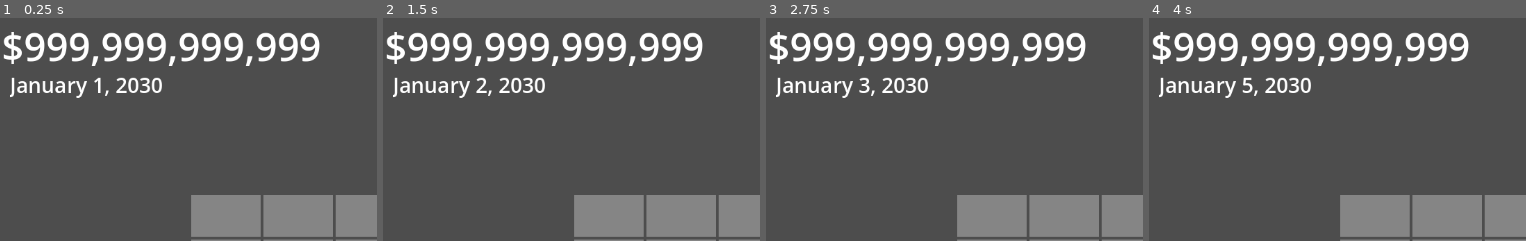
Above: before the commit, frames 1-4 (left to right).
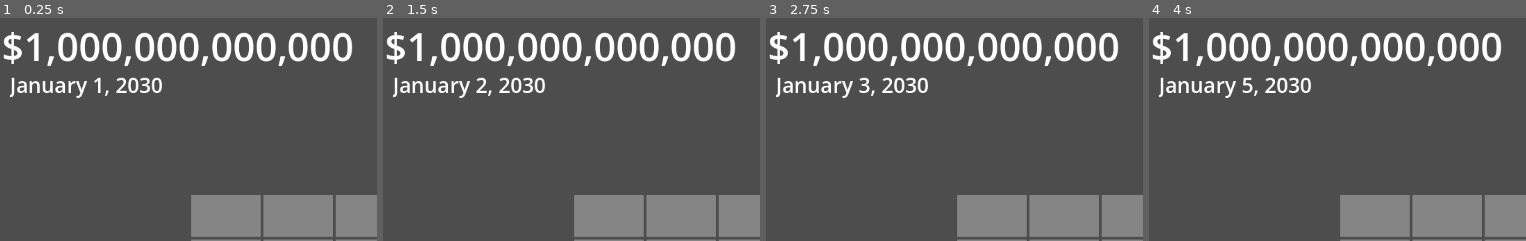
Above: after the commit, the same moments.

Repository: AlexanderHarrison/trillionaire
Game: Godot game, scene res://root.tscn
The game is run twice, just before and just after one commit, with the same random seed, the same clock (stepped at 60 frames per second) and the same inputs.
Inputs (mouse positions are % of the whole screen's width and height, from its top left):
- Up to frame 1 (0.25 s): no input
- Up to frame 2 (1.5 s): tap Enter at 0.5 s; move the mouse to (30, 44) at 0.52 s; click (30, 44) at 0.67 s; tap Space at 1.25 s; move the mouse to (40, 44) at 1.27 s; click (40, 44) at 1.42 s
- Up to frame 3 (2.75 s): move the mouse to (50, 44) at 2.02 s; click (50, 44) at 2.17 s
- Up to frame 4 (4 s): tap Enter at 2.75 s; move the mouse to (59, 44) at 2.77 s; click (59, 44) at 2.92 s; tap Space at 3.5 s; move the mouse to (69, 44) at 3.52 s; click (69, 44) at 3.67 s
The pictures show only the part of the screen within x 0-50%, y 0-50%; the shares and areas given below are measured in that part.

The runs differ from the first frame. In frame 1, 6.1% of the frame differs, in the area x 6-94%, y 6-22%; in frame 2, 6.1%; in frame 3, 6.1%; in frame 4, 6.1%.
Error before the commit: Attempt to call function 'call_on_date_update' in base 'null instance' on a null instance. (res://schedule.gd:43)
Error after the commit: Attempt to call function 'call_on_date_update' in base 'null instance' on a null instance. (res://schedule.gd:54)

Commit message:
money works

Diff:
--- a/cursor_piece.gd
+++ b/cursor_piece.gd
@@ -14,7 +14,7 @@
 
 func start_cursor(temp_p):
 	piece = piece_node.instantiate()
-	piece.update_arr(temp_p.arr, temp_p.width, temp_p.color)
+	piece.update_arr(temp_p.arr, temp_p.width, temp_p.color, temp_p.money_loss)
 	add_child(piece)
 	visible = true
 
--- a/money.gd
+++ b/money.gd
@@ -5,6 +5,11 @@
 # Called every frame. 'delta' is the elapsed time since the previous frame.
 func _process(_delta):
 	text = format_text(money)
+
+func remove_money(loss):
+	money -= loss
+	if money < 0:
+		money = 0
 
 func format_text(m):
 	var segments = []
--- a/piece.gd
+++ b/piece.gd
@@ -3,6 +3,7 @@
 @export var arr: Array[bool];
 @export var width: int;
 @export var color: Color;
+@export var money_loss: int;
 
 var internal_arr = [];
 
@@ -12,12 +13,13 @@
 # Called when the node enters the scene tree for the first time.
 func _ready():
 	if width > 0:
-		update_arr(arr, width, color)
+		update_arr(arr, width, color, money_loss)
 
-func update_arr(new_arr, new_width, new_color):
+func update_arr(new_arr, new_width, new_color, new_money_loss):
 	arr = new_arr
 	width = new_width
 	color = new_color
+	money_loss = new_money_loss
 	internal_arr = []
 	for n in get_children():
 		remove_child(n)
--- a/piece_button.gd
+++ b/piece_button.gd
@@ -4,13 +4,14 @@
 @export var arr: Array[bool];
 @export var width: int;
 @export var color: Color;
+@export var money_loss: int;
 
 var mouseover = false;
 var cursorpiece
 
 # Called when the node enters the scene tree for the first time.
 func _ready():
-	$BoxContainer/piece.update_arr(arr, width, color)
+	$BoxContainer/piece.update_arr(arr, width, color, money_loss)
 	$CenterContainer/RichTextLabel.set_text(piece_name);
 	cursorpiece = get_tree().root.get_child(0).get_node("cursor_piece")
 
--- a/piece_list.tscn
+++ b/piece_list.tscn
@@ -15,6 +15,7 @@
 arr = Array[bool]([true, true, true, true])
 width = 1
 color = Color(0, 0.647059, 1, 1)
+money_loss = 1000
 
 [node name="Container2" parent="VBoxContainer" instance=ExtResource("1_k4c1u")]
 layout_mode = 2
@@ -22,3 +23,4 @@
 arr = Array[bool]([true, false, false, true, true, true])
 width = 3
 color = Color(0.788235, 0, 0, 1)
+money_loss = 2000
--- a/root.tscn
+++ b/root.tscn
@@ -29,7 +29,7 @@
 offset_top = 2.0
 offset_right = 817.0
 offset_bottom = 102.0
-money = 999999999999
+money = 1000000000000
 
 [node name="date" parent="." instance=ExtResource("4_jjj0s")]
 offset_left = 23.0
--- a/schedule.gd
+++ b/schedule.gd
@@ -12,6 +12,15 @@
 	[false, false, false, false, false],
 	[false, false, false, false, false],
 ];
+
+var data = [
+	[null, null, null, null, null],
+	[null, null, null, null, null],
+	[null, null, null, null, null],
+	[null, null, null, null, null],
+	[null, null, null, null, null],
+	[null, null, null, null, null]
+]
 
 var pieces = [
 	[0, 0, 0, 0, 0],
@@ -36,19 +45,27 @@
 ]
 
 var date
+var money
 
 func _ready():
 	var root = get_tree().root.get_child(0)
 	date = root.get_node("date")
+	money = root.get_node("money")
 	date.call_on_date_update(self)
 	cursorpiece = root.get_node("cursor_piece")
 
 func update_date(newdate, _month, _year):
+	var x = newdate % 5
+	var y = floori(newdate as float / 5)
 	for row in hour_nodes:
 		for n in row:
 			n.clear_highlight()
 
-	hour_nodes[floori(newdate as float / 5)][newdate % 5].highlight()
+	hour_nodes[y][x].highlight()
+	if calendar[y][x]:
+		var loss = data[y][x][0]
+		money.remove_money(loss)
+
 
 func add_child_hour(hour):
 	var here_x: int = hour.idx % 5
@@ -104,6 +121,7 @@
 			if arrangement[y][x]:
 				calendar[here_y+y][here_x+x] = true
 				pieces[here_y+y][here_x+x] = piece_idx
+				data[here_y+y][here_x+x] = [piece.money_loss]
 				var node = hour_nodes[here_y+y][here_x+x]
 				node.set_full(color)
 	piece_idx += 1
